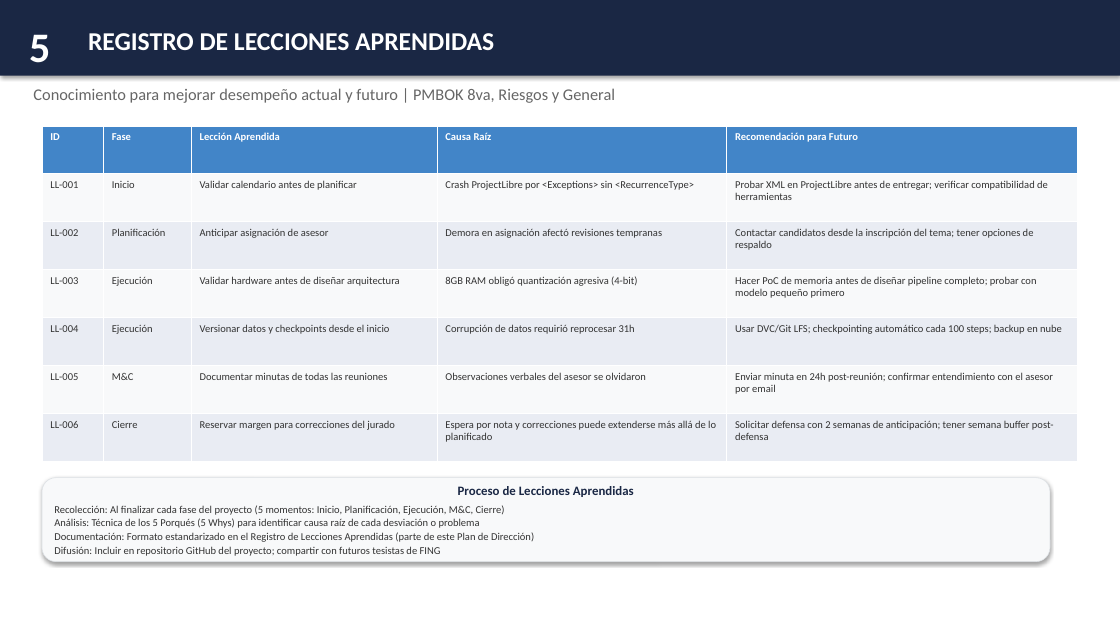
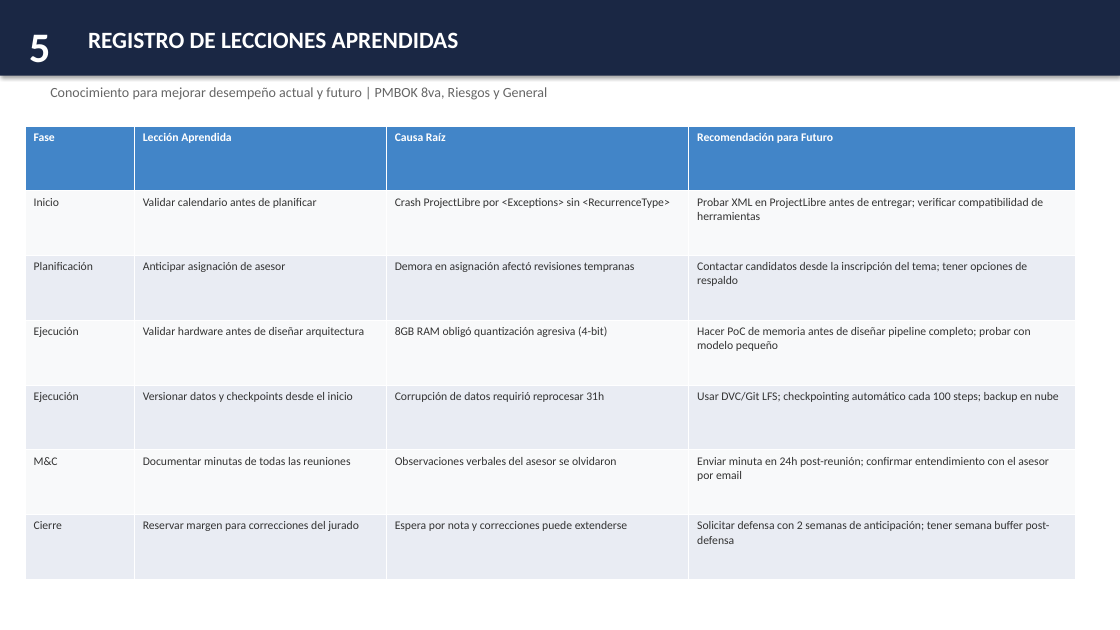
Before and after one commit to pabloflores465/edt-tesis-project, a slide deck: slide 54 of revision/entregables_finales/LoRA_Plan_Direccion_Proyecto_Completo.pptx. Drawn at 1120x630 pixels with LibreOffice and Linux fonts; fonts in the diff are those of the drawing. Boxes give left, top, right and bottom in pixels: in the first picture for what was removed or moved away, otherwise in the second. Text is boxed around its words. In the diff, an @@ line names an element or a change of style, - is before the commit and + after.

Commit message:
fix: presentación completa — correcciones de formato
- Tablas centradas con márgenes uniformes (20 tablas)
- IDs eliminados de d4, d6, d13, d52, d54
- Subtítulos de dominio ajustados (sin overflow) d2,d5,d10,d23,d35,d43,d50
- EDT: removido resumen, agregada numeración de fases
- Cronograma: removido resumen d26
- Calendario: reconstruido con texto ajustado d28
- Lista de actividades: 110 tareas en 3 slides (37+37+36)
- Cards expandidas: d36, d37, d42, d49, d53
- Lecciones aprendidas: removida sección Proceso d54
- Lista de Hitos recuperada d34
- Diagramas de Red movido a d55

```diff
--- a/revision/entregables_finales/LoRA_Plan_Direccion_Proyecto_Completo.pptx
+++ b/revision/entregables_finales/LoRA_Plan_Direccion_Proyecto_Completo.pptx
@@ text "REGISTRO DE LECCIONES APRENDIDAS" at [88,32,459,48]: size 22 to 20 pt @@
@@ text "Conocimiento para mejorar desempeño actual ...": place and size @@
-text "Conocimiento para mejorar desempeño actual ..." at [33,88,615,103]
+text "Conocimiento para mejorar desempeño actual ..." at [50,87,548,100]
@@ text "Conocimiento para mejorar desempeño actual ..." at [50,87,548,100]: size 14 to 12 pt @@
@@ table at [25,126,1075,580] @@
-column 1: ID | LL-001 | LL-002 | LL-003 | LL-004 | LL-005 | LL-006
-column 3, row 7: Espera por nota y correcciones puede extenderse más allá de lo planificado
+column 3, row 7: Espera por nota y correcciones puede extenderse
-column 4, row 4: Hacer PoC de memoria antes de diseñar pipeline completo; probar con modelo pequeño primero
+column 4, row 4: Hacer PoC de memoria antes de diseñar pipeline completo; probar con modelo pequeño
@@ table: place and size @@
-table at [42,126,1079,462]
+table at [25,126,1075,580]
@@ rounded rectangle removed at [42,478,1050,562] @@
-Proceso de Lecciones Aprendidas
-Recolección: Al finalizar cada fase del proyecto (5 momentos: Inicio, Planificación, Ejecución, M&C, Cierre)
-Análisis: Técnica de los 5 Porqués (5 Whys) para identificar causa raíz de cada desviación o problema
-Documentación: Formato estandarizado en el Registro de Lecciones Aprendidas (parte de este Plan de Dirección)
-Difusión: Incluir en repositorio GitHub del proyecto; compartir con futuros tesistas de FING
```
Also in this commit, not shown: 24 other slides changed, 2 slides added, 2 slides removed, 1 other file.
